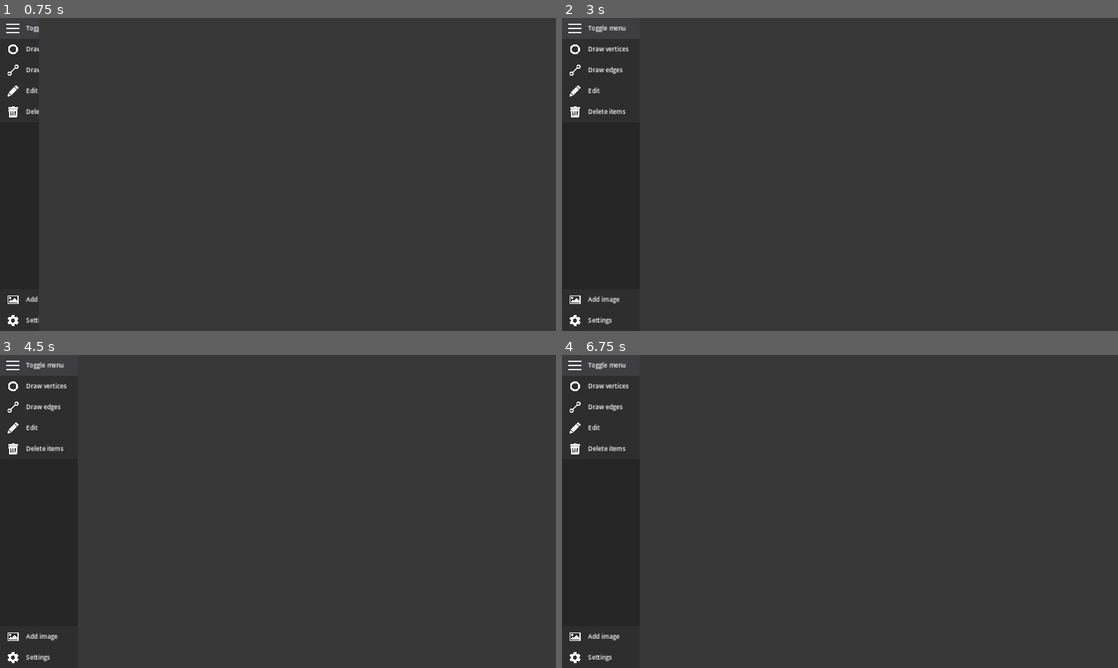
Above: before the commit, frames 1-4 (two rows, left to right).
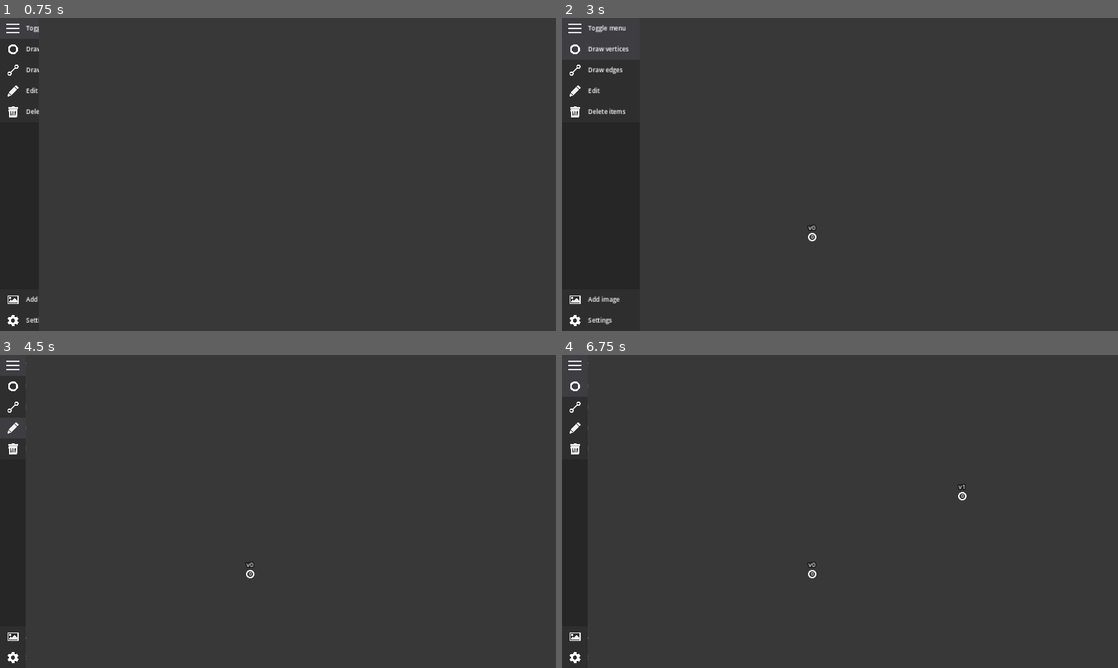
Above: after the commit, the same moments.

Repository: SergioQuintanillaGracia/graphicate
Game: Godot game, scene res://scenes/main.tscn
The game is run twice, just before and just after one commit, with the same random seed, the same clock (stepped at 60 frames per second) and the same inputs.
Inputs (mouse positions are in pixels of both pictures, inside the frame that each line leads up to):
- Up to frame 1 (0.75 s): tap Enter (custom_ui_accept) at 0.5 s; move the mouse to (11, 27) at 0.52 s; hold Enter (custom_ui_accept) from 0.53 s (still down); click (11, 27) at 0.67 s
- Up to frame 2 (3 s): tap 4 (delete_mode, bound only after the commit) at 0.8, 1.35 s; move the mouse to (728, 190) at 1.27 s; release Enter (custom_ui_accept) at 1.28 s; click (728, 190) at 1.42 s; tap 2 (draw_edge_mode, bound only after the commit) at 1.55, 2.1 s; tap Enter (custom_ui_accept) at 2, 2.75 s; move the mouse to (895, 105) at 2.02 s; click (895, 105) at 2.17 s; tap 1 (draw_vertex_mode, bound only after the commit) at 2.3, 2.85 s; move the mouse to (812, 237) at 2.77 s; click (812, 237) at 2.92 s
- Up to frame 3 (4.5 s): tap 3 (edit_mode, bound only after the commit) at 3.05, 3.6 s; tap Enter (custom_ui_accept) at 3.5, 4.35 s; move the mouse to (444, 558) at 3.52 s; hold Enter (custom_ui_accept) 3.53-4.28 s; click (444, 558) at 3.67 s; tap Tab (toggle_menu, bound only after the commit) at 4.15 s; move the mouse to (111, 464) at 4.27 s; click (111, 464) at 4.42 s
- Up to frame 4 (6.75 s): tap 4 (delete_mode, bound only after the commit) at 4.55, 5.1 s; tap Enter (custom_ui_accept) at 5 s; move the mouse to (867, 511) at 5.02 s; click (867, 511) at 5.17 s; tap 2 (draw_edge_mode, bound only after the commit) at 5.3, 5.85 s; move the mouse to (756, 433) at 5.77 s; click (756, 433) at 5.92 s; tap 1 (draw_vertex_mode, bound only after the commit) at 6.05, 6.6 s; move the mouse to (962, 495) at 6.52 s; click (962, 495) at 6.67 s

Frame 1 is identical in both runs. In frame 2, less than 0.1% of the frame differs, in the area x 44-46%, y 66-72%; in frame 3, 0.5%; in frame 4, 0.5%, in the area x 4-73%, y 2-98%.

Commit message:
Weight editing, keyboard shortcuts

Diff:
--- a/project.godot
+++ b/project.godot
@@ -38,6 +38,45 @@
 , Object(InputEventKey,"resource_local_to_scene":false,"resource_name":"","device":0,"window_id":0,"alt_pressed":false,"shift_pressed":false,"ctrl_pressed":false,"meta_pressed":false,"pressed":false,"keycode":0,"physical_keycode":4194310,"key_label":0,"unicode":0,"echo":false,"script":null)
 ]
 }
+toggle_menu={
+"deadzone": 0.5,
+"events": [Object(InputEventKey,"resource_local_to_scene":false,"resource_name":"","device":-1,"window_id":0,"alt_pressed":false,"shift_pressed":false,"ctrl_pressed":false,"meta_pressed":false,"pressed":false,"keycode":0,"physical_keycode":4194306,"key_label":0,"unicode":0,"echo":false,"script":null)
+]
+}
+draw_vertex_mode={
+"deadzone": 0.5,
+"events": [Object(InputEventKey,"resource_local_to_scene":false,"resource_name":"","device":-1,"window_id":0,"alt_pressed":false,"shift_pressed":false,"ctrl_pressed":false,"meta_pressed":false,"pressed":false,"keycode":0,"physical_keycode":49,"key_label":0,"unicode":49,"echo":false,"script":null)
+, Object(InputEventKey,"resource_local_to_scene":false,"resource_name":"","device":-1,"window_id":0,"alt_pressed":false,"shift_pressed":false,"ctrl_pressed":false,"meta_pressed":false,"pressed":false,"keycode":0,"physical_keycode":86,"key_label":0,"unicode":118,"echo":false,"script":null)
+]
+}
+draw_edge_mode={
+"deadzone": 0.5,
+"events": [Object(InputEventKey,"resource_local_to_scene":false,"resource_name":"","device":-1,"window_id":0,"alt_pressed":false,"shift_pressed":false,"ctrl_pressed":false,"meta_pressed":false,"pressed":false,"keycode":0,"physical_keycode":50,"key_label":0,"unicode":50,"echo":false,"script":null)
+, Object(InputEventKey,"resource_local_to_scene":false,"resource_name":"","device":-1,"window_id":0,"alt_pressed":false,"shift_pressed":false,"ctrl_pressed":false,"meta_pressed":false,"pressed":false,"keycode":0,"physical_keycode":69,"key_label":0,"unicode":101,"echo":false,"script":null)
+]
+}
+edit_mode={
+"deadzone": 0.5,
+"events": [Object(InputEventKey,"resource_local_to_scene":false,"resource_name":"","device":-1,"window_id":0,"alt_pressed":false,"shift_pressed":false,"ctrl_pressed":false,"meta_pressed":false,"pressed":false,"keycode":51,"physical_keycode":51,"key_label":51,"unicode":51,"echo":false,"script":null)
+, Object(InputEventKey,"resource_local_to_scene":false,"resource_name":"","device":-1,"window_id":0,"alt_pressed":false,"shift_pressed":false,"ctrl_pressed":false,"meta_pressed":false,"pressed":false,"keycode":0,"physical_keycode":81,"key_label":0,"unicode":113,"echo":false,"script":null)
+]
+}
+delete_mode={
+"deadzone": 0.5,
+"events": [Object(InputEventKey,"resource_local_to_scene":false,"resource_name":"","device":-1,"window_id":0,"alt_pressed":false,"shift_pressed":false,"ctrl_pressed":false,"meta_pressed":false,"pressed":false,"keycode":0,"physical_keycode":52,"key_label":0,"unicode":52,"echo":false,"script":null)
+, Object(InputEventKey,"resource_local_to_scene":false,"resource_name":"","device":-1,"window_id":0,"alt_pressed":false,"shift_pressed":false,"ctrl_pressed":false,"meta_pressed":false,"pressed":false,"keycode":0,"physical_keycode":68,"key_label":0,"unicode":100,"echo":false,"script":null)
+]
+}
+add_image={
+"deadzone": 0.5,
+"events": [Object(InputEventKey,"resource_local_to_scene":false,"resource_name":"","device":-1,"window_id":0,"alt_pressed":false,"shift_pressed":false,"ctrl_pressed":false,"meta_pressed":false,"pressed":false,"keycode":0,"physical_keycode":65,"key_label":0,"unicode":97,"echo":false,"script":null)
+]
+}
+settings={
+"deadzone": 0.5,
+"events": [Object(InputEventKey,"resource_local_to_scene":false,"resource_name":"","device":-1,"window_id":0,"alt_pressed":false,"shift_pressed":false,"ctrl_pressed":false,"meta_pressed":false,"pressed":false,"keycode":0,"physical_keycode":83,"key_label":0,"unicode":115,"echo":false,"script":null)
+]
+}
 
 [rendering]
 
--- a/scenes/edge.tscn
+++ b/scenes/edge.tscn
@@ -23,7 +23,7 @@
 grow_horizontal = 2
 grow_vertical = 2
 theme_override_colors/font_outline_color = Color(0, 0, 0, 1)
-theme_override_constants/outline_size = 12
+theme_override_constants/outline_size = 8
 theme_override_font_sizes/font_size = 15
 text = "0"
 horizontal_alignment = 1
--- /dev/null
+++ b/scenes/edge_edit.tscn
@@ -0,0 +1,62 @@
+[gd_scene load_steps=3 format=3 uid="uid://b7arblaqrbkpo"]
+
+[ext_resource type="Script" path="res://scripts/edge_edit.gd" id="1_yefm5"]
+
+[sub_resource type="StyleBoxFlat" id="StyleBoxFlat_368ll"]
+bg_color = Color(0.14902, 0.14902, 0.14902, 1)
+corner_radius_bottom_right = 8
+corner_radius_bottom_left = 8
+
+[node name="edge_edit" type="Popup"]
+mesh_lod_threshold = 4.0
+size = Vector2i(300, 150)
+visible = true
+script = ExtResource("1_yefm5")
+
+[node name="Panel" type="Panel" parent="."]
+anchors_preset = 15
+anchor_right = 1.0
+anchor_bottom = 1.0
+grow_horizontal = 2
+grow_vertical = 2
+
+[node name="Title" type="Label" parent="Panel"]
+custom_minimum_size = Vector2(240, 0)
+layout_mode = 0
+offset_right = 300.0
+offset_bottom = 26.0
+theme_override_styles/normal = SubResource("StyleBoxFlat_368ll")
+text = "Edit edge"
+horizontal_alignment = 1
+vertical_alignment = 1
+
+[node name="LineEdit" type="LineEdit" parent="Panel"]
+layout_mode = 0
+offset_left = 50.0
+offset_top = 46.0
+offset_right = 250.0
+offset_bottom = 81.0
+placeholder_text = "New edge weight"
+alignment = 1
+max_length = 15
+
+[node name="ApplyButton" type="Button" parent="Panel"]
+custom_minimum_size = Vector2(80, 30)
+layout_mode = 0
+offset_left = 172.0
+offset_top = 102.0
+offset_right = 252.0
+offset_bottom = 133.0
+text = "Apply"
+
+[node name="CancelButton" type="Button" parent="Panel"]
+custom_minimum_size = Vector2(80, 30)
+layout_mode = 0
+offset_left = 48.0
+offset_top = 102.0
+offset_right = 128.0
+offset_bottom = 133.0
+text = "Cancel"
+
+[connection signal="pressed" from="Panel/ApplyButton" to="." method="_on_apply_button_pressed"]
+[connection signal="pressed" from="Panel/CancelButton" to="." method="_on_cancel_button_pressed"]
--- a/scenes/vertex.tscn
+++ b/scenes/vertex.tscn
@@ -24,7 +24,7 @@
 offset_right = 92.0
 offset_bottom = -9.0
 theme_override_colors/font_outline_color = Color(0, 0, 0, 1)
-theme_override_constants/outline_size = 12
+theme_override_constants/outline_size = 8
 theme_override_font_sizes/font_size = 15
 text = "Def"
 horizontal_alignment = 1
--- a/scripts/ToggleButton.gd
+++ b/scripts/ToggleButton.gd
@@ -8,8 +8,12 @@
 func _on_gui_input(event):
 	if event is InputEventMouseButton:
 		if event.get_button_index() == 1 && event.is_pressed():
-			if $"../../..".custom_minimum_size[0] <= 120:
-				anim_player.play("SidebarAnimation")
+			play_animation()
 
-			else:
-				anim_player.play_backwards("SidebarAnimation")
+
+func play_animation():
+	if $"../../..".custom_minimum_size[0] <= 120:
+		anim_player.play("SidebarAnimation")
+
+	else:
+		anim_player.play_backwards("SidebarAnimation")
--- /dev/null
+++ b/scripts/edge_edit.gd
@@ -0,0 +1,35 @@
+extends Popup
+
+var edge: Node2D
+
+
+func _ready():
+	$Panel/LineEdit.grab_focus()
+
+
+func _input(event):
+	if event.is_action_pressed("custom_ui_accept"):
+		_on_apply_button_pressed()
+
+
+func set_edge(edge_input: Node2D):
+	edge = edge_input
+
+
+func _on_apply_button_pressed():
+	var text: String = $Panel/LineEdit.text
+	var new_weight: float = float(text.replace(" ", "").replace(",", "."))
+
+	if (text == "0"):
+		# When the conversion isn't successfully carried out, it float() returns
+		# 0, that's why we need to handle the case "0" independently.
+		edge.set_weight(new_weight)
+
+	if (new_weight > 0):
+		edge.set_weight(new_weight)
+
+	hide()
+
+
+func _on_cancel_button_pressed():
+	hide()
--- a/scripts/main.gd
+++ b/scripts/main.gd
@@ -30,6 +30,7 @@
 var vertex_scene: PackedScene = load("res://scenes/vertex.tscn")
 var edge_scene: PackedScene = load("res://scenes/edge.tscn")
 var vertex_edit: PackedScene = load("res://scenes/vertex_edit.tscn")
+var edge_edit: PackedScene = load("res://scenes/edge_edit.tscn")
 
 
 func _ready():
@@ -38,7 +39,14 @@
 	update_selected_button()
 
 
-func _process(_delta):
+func _physics_process(_delta):
+	$MouseCollisionArea.position = get_global_mouse_position()
+
+	if current_line != null:
+		current_line.set_point_position(1, get_global_mouse_position())
+
+
+func _input(event):
 	if Input.is_action_just_pressed("ui_cancel"):
 		if current_line != null:
 			# We need to delete the line data from the graph.
@@ -47,12 +55,20 @@
 	if Input.is_action_just_pressed("print_graph_to_console"):
 		print(get_graph_string())
 
-
-func _physics_process(_delta):
-	$MouseCollisionArea.position = get_global_mouse_position()
-
-	if current_line != null:
-		current_line.set_point_position(1, get_global_mouse_position())
+	if Input.is_action_just_pressed("draw_vertex_mode"):
+		set_current_mode(MODE_DRAW_VERTICES)
+
+	if Input.is_action_just_pressed("draw_edge_mode"):
+		set_current_mode(MODE_DRAW_EDGES)
+
+	if Input.is_action_just_pressed("edit_mode"):
+		set_current_mode(MODE_EDIT)
+
+	if Input.is_action_just_pressed("delete_mode"):
+		set_current_mode(MODE_DELETE)
+
+	if Input.is_action_just_pressed("toggle_menu"):
+		$HBoxContainer/Sidebar/VBoxContainer/TopContainer/ToggleButton.play_animation()
 
 
 func cancel_line():
@@ -116,6 +132,12 @@
 
 			elif node.get_meta("ButtonIdentifier") == previous_mode:
 				node.get_node("ColorRect").color = "2e2e2e"
+
+
+func set_current_mode(new_mode: int):
+	previous_mode = current_mode
+	current_mode = new_mode
+	update_selected_button()
 
 
 func draw_vertex(position: Vector2, name: String):
@@ -134,41 +156,25 @@
 func _on_draw_vertex_button_gui_input(event):
 	if event is InputEventMouseButton:
 		if event.get_button_index() == 1 && event.is_pressed():
-			previous_mode = current_mode
-			current_mode = MODE_DRAW_VERTICES
-			print("Changed mode to " + str(current_mode))
-
-			update_selected_button()
+			set_current_mode(MODE_DRAW_VERTICES)
 
 
 func _on_draw_edge_button_gui_input(event):
 	if event is InputEventMouseButton:
 		if event.get_button_index() == 1 && event.is_pressed():
-			previous_mode = current_mode
-			current_mode = MODE_DRAW_EDGES
-			print("Changed mode to " + str(current_mode))
-
-			update_selected_button()
+			set_current_mode(MODE_DRAW_EDGES)
 
 
 func _on_edit_button_gui_input(event):
 	if event is InputEventMouseButton:
 		if event.get_button_index() == 1 && event.is_pressed():
-			previous_mode = current_mode
-			current_mode = MODE_EDIT
-			print("Changed mode to " + str(current_mode))
-
-			update_selected_button()
+			set_current_mode(MODE_EDIT)
 
 
 func _on_delete_button_gui_input(event):
 	if event is InputEventMouseButton:
 		if event.get_button_index() == 1 && event.is_pressed():
-			previous_mode = current_mode
-			current_mode = MODE_DELETE
-			print("Changed mode to " + str(current_mode))
-
-			update_selected_button()
+			set_current_mode(MODE_DELETE)
 
 
 func _on_image_button_gui_input(event):
@@ -288,6 +294,16 @@
 
 					vertex_edit_popup.set_vertex(mouse_over_vertex)
 
+				elif mouse_over_edge != null:
+					# Instantiate the edge edit popup
+					var edge_edit_popup = edge_edit.instantiate()
+					add_child(edge_edit_popup)
+					edge_edit_popup.position = get_viewport_rect().size / 2
+					edge_edit_popup.position.x -= edge_edit_popup.size.x / 2
+					edge_edit_popup.position.y -= edge_edit_popup.size.y / 2
+
+					edge_edit_popup.set_edge(mouse_over_edge)
+
 
 func update_degree(vertex: Node2D):
 	vertex.set_degree(graph[vertex].size())
--- a/scripts/vertex_edit.gd
+++ b/scripts/vertex_edit.gd
@@ -12,18 +12,14 @@
 		_on_apply_button_pressed()
 
 
-func get_text() -> String:
-	return $Panel/LineEdit.text
-
-
-func set_vertex(vert: Node2D):
-	vertex = vert
+func set_vertex(vertex_input: Node2D):
+	vertex = vertex_input
 	$Panel/Title.text = $Panel/Title.text + " (" + vertex.name + ")"
 
 
 func _on_apply_button_pressed():
 	var text: String = $Panel/LineEdit.text
-	var new_name: String = text.split("\n")[0].replace(" ", "")
+	var new_name: String = text.replace(" ", "")
 
 	if new_name != "":
 		vertex.name = new_name
